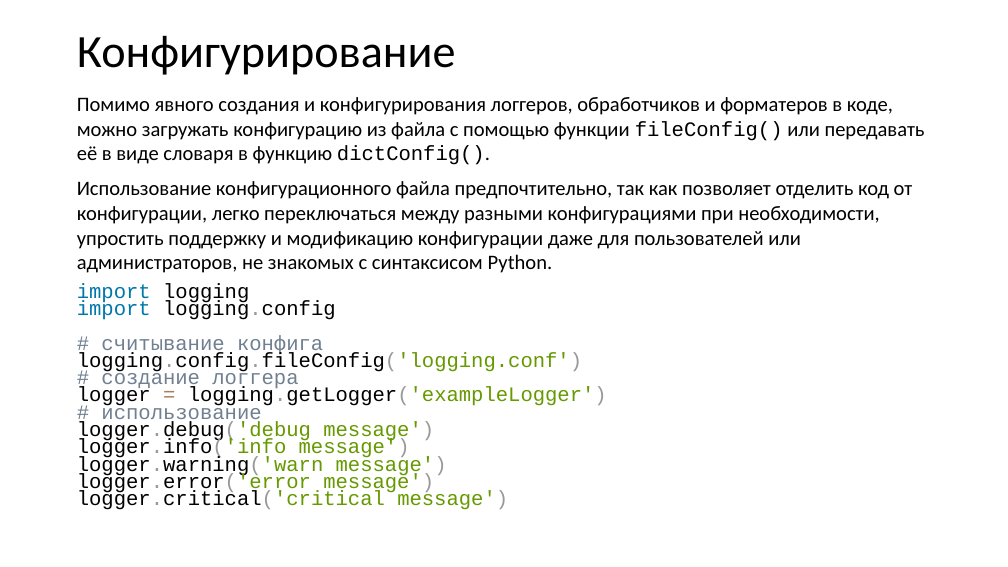
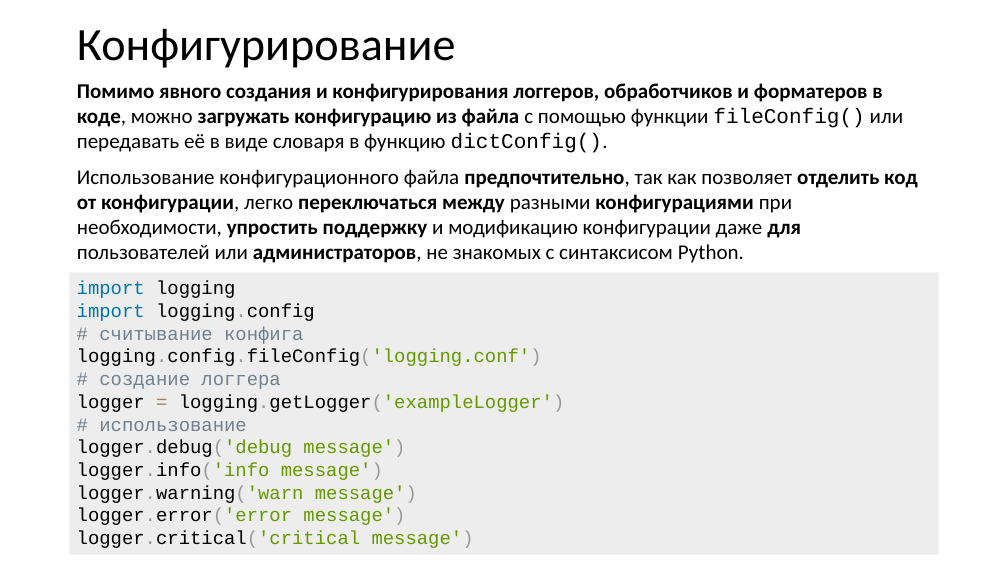
Before and after one commit to xtrueman/prog_instruments, a slide deck: slide 32 of presentations/Logging.pptx. Drawn at 1008x567 pixels with LibreOffice and Linux fonts; fonts in the diff are those of the drawing. Boxes give left, top, right and bottom in pixels: in the first picture for what was removed or moved away, otherwise in the second. Text is boxed around its words. In the diff, an @@ line names an element or a change of style, - is before the commit and + after.

```diff
--- a/presentations/Logging.pptx
+++ b/presentations/Logging.pptx
@@ title "Конфигурирование": place and size @@
-title "Конфигурирование" at [77,35,456,75]
+title "Конфигурирование" at [77,28,456,68]
@@ text "Помимо явного создания и конфигурирования ...": place and size @@
-text "Помимо явного создания и конфигурирования ..." at [77,97,925,510]
+text "Помимо явного создания и конфигурирования ..." at [77,83,918,263]
@@ text "Помимо явного создания и конфигурирования ..." at [77,83,918,263]: size 19.6 to 20 pt; bold on in "Помимо явного создания и конфигурирования логгеров, обработч ...", "предпочтительно, отделить код от конфигурации, переключаться ..." @@
@@ rectangle added at [70,272,939,555], fill #EDEDED, 18 pt, text #000000 @@
+import logging
+import logging.config
+# считывание конфига
+logging.config.fileConfig('logging.conf')
+# создание логгера
+logger = logging.getLogger('exampleLogger')
+# использование
+logger.debug('debug message')
+logger.info('info message')
+logger.warning('warn message')
+logger.error('error message')
+logger.critical('critical message')
@@ text at [77,283,607,510]: paragraph removed @@
-import logging
-import logging.config
-# считывание конфига
-logging.config.fileConfig('logging.conf')
-# создание логгера
-logger = logging.getLogger('exampleLogger')
-# использование
-logger.debug('debug message')
-logger.info('info message')
-logger.warning('warn message')
-logger.error('error message')
-logger.critical('critical message')
```
Also in this commit, not shown: 20 other slides changed, 11 slides added, 1 other file.
